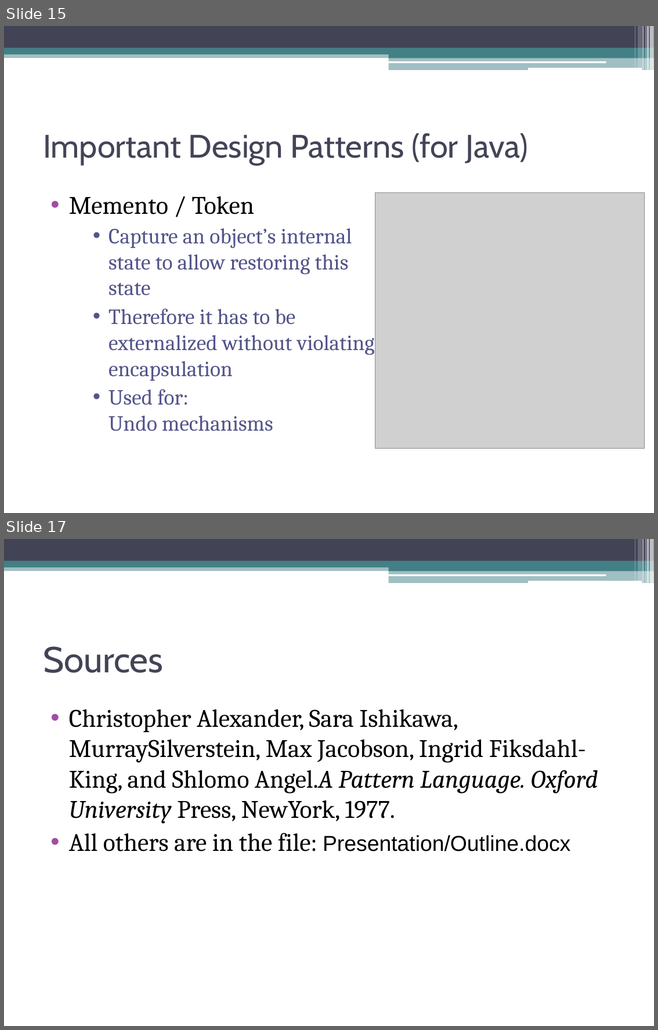
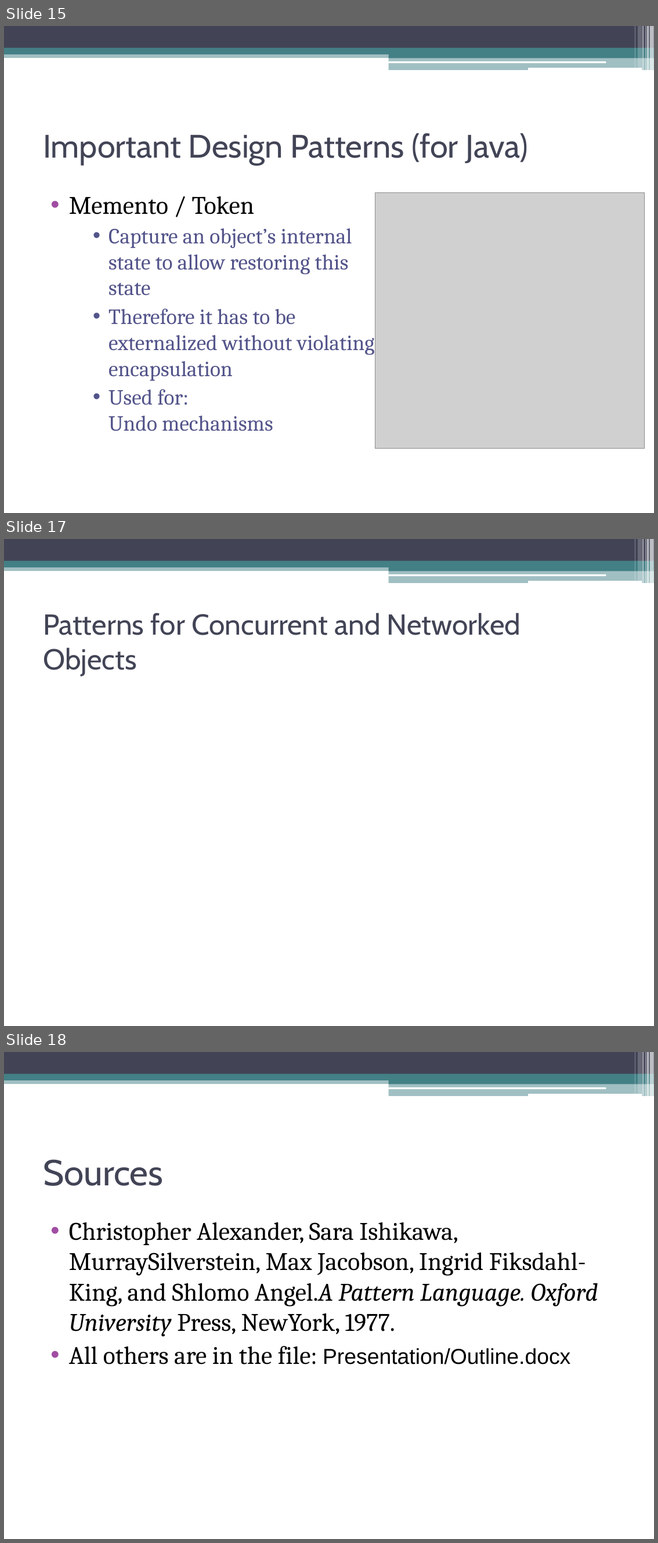
Before and after one commit to CodeLionX/ePortfolio_DesignPatterns, a slide deck: presentation/Design Patterns.pptx. Shown one above the other, each under a label of ours: slides 15 and 17 before the commit, slides 15, 17 and 18 after it; the slides between them are not shown. The pictures are 658x1030 and 658x1543 pixels, drawn with LibreOffice and Linux fonts; fonts in the diff are those of the drawing; grey boxes stand for pictures. Boxes give left, top, right and bottom in pixels: in the first picture for what was removed or moved away, otherwise in the second. Text is boxed around its words. In the diff, an @@ line names an element or a change of style, - is before the commit and + after.

```diff
--- a/presentation/Design Patterns.pptx
+++ b/presentation/Design Patterns.pptx
@@ slide 17 added at (4,539,654,1026), background #FFFFFF; not listed: 13 template elements that a slide beside it also shows @@
@@ title added at (43,613,520,675), 32 pt, text #424456 @@
+Patterns for Concurrent and Networked Objects
@@ what was slide 17 is now slide 18 @@
```
Also in this commit, not shown: 1 slide changed, 2 other files.
